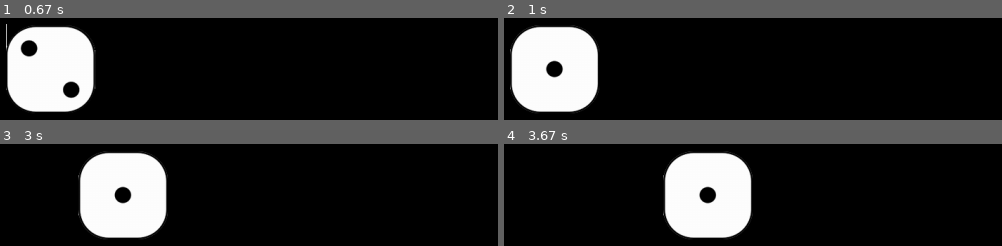
Above: before the commit, frames 1-4 (two rows, left to right).
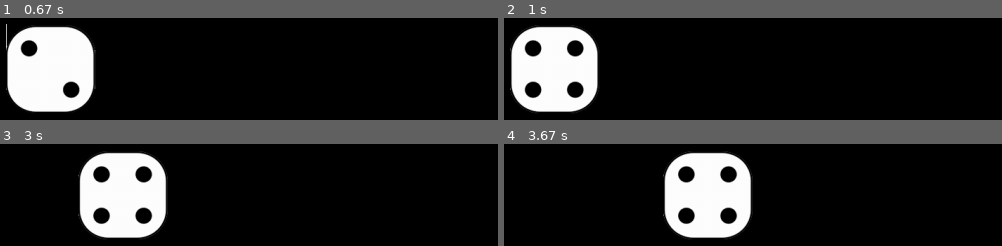
Above: after the commit, the same moments.

Repository: alyalya-blip/game_jam_2020
Game: pygame game, started from main.py
Same seed, same stepped clock (60 frames per second), same inputs: the game is played once before the commit and once after it.
Inputs:
- Up to frame 1 (0.67 s): no input
- Up to frame 2 (1 s): no input
- Up to frame 3 (3 s): no input
- Up to frame 4 (3.67 s): no input

Frame 1 is identical in both runs. In frame 2, 2.7% of the frame differs, in the area x 1-19%, y 9-91%; in frame 3, 2.8%; in frame 4, 2.8%, in the area x 31-50%, y 9-90%.

Commit message:
luck factor and loop
the dice roll uses a luck factor
the game runs in an infinite loop

Diff:
--- a/main.py
+++ b/main.py
@@ -137,7 +137,16 @@
     pygame_functions.moveSprite(move_sprite, end_x, end_y)
 
 
-def throw_dice():
+def calculate_dice_by_luck(luck_factor):
+    """
+    Calculate the result of the dice, according to the players luck factor.
+    :param luck_factor: The player's luck factor (between 1 - 6). (int)
+    :return: The result of the dice throw. (int)
+    """
+    return random.choice(range(luck_factor, 7))
+
+
+def throw_dice(luck_factor):
     """
     Display the dice throwing animation and return the result.
     :return: The result of the dice roll. (int)
@@ -157,7 +166,7 @@
             sleep(0.05)
 
     # Actually generate the cards luck.
-    luck_choice = random.randrange(1, 7)
+    luck_choice = calculate_dice_by_luck(luck_factor)
 
     pygame_functions.setSpriteImage(dice_sprite, pygame_functions.loadImage(dice_path+str(luck_choice)+'.png'))
     pygame_functions.showSprite(dice_sprite)
@@ -173,15 +182,19 @@
 def main():
 
     pygame_functions.screenSize(SCREEN_SIZE_X, SCREEN_SIZE_Y, fullscreen=False)
-    # TODO: make a game table background.
-    pygame_functions.setBackgroundColour('black')
-
-    current_luck = throw_dice()
-
+    luck_factor = 4
     cards = init_cards()
 
-    card_sprites = show_cards(current_luck, cards)
-    print(detect_choice(card_sprites))
+    while not pygame_functions.keyPressed('esc'):
+        # TODO: make a game table background.
+        pygame_functions.setBackgroundColour('black')
+
+        current_luck = throw_dice(luck_factor)
+
+        card_sprites = show_cards(current_luck, cards)
+        print(detect_choice(card_sprites))
+        sleep(1)
+        pygame_functions.hideAll()
 
     pygame_functions.endWait()
 
